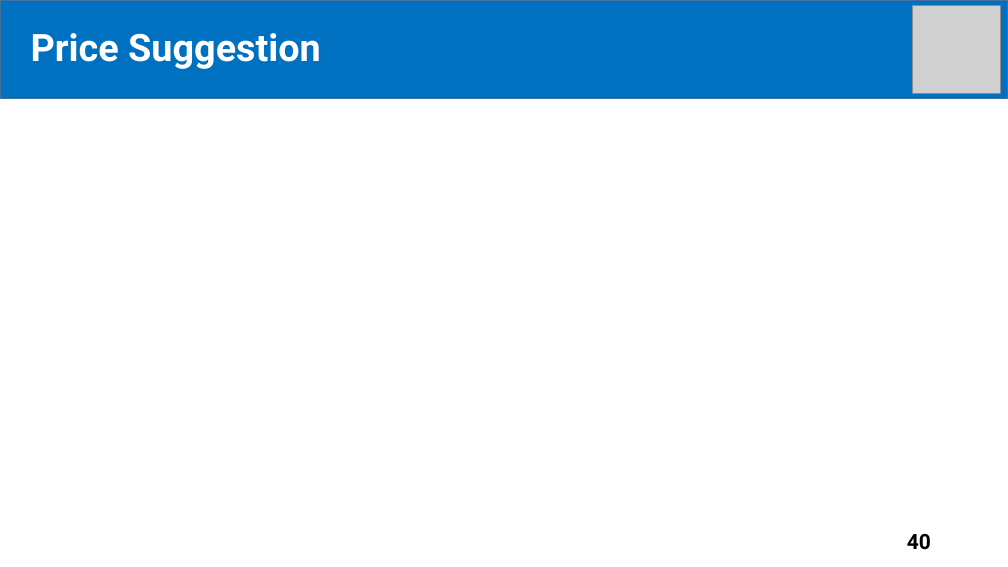
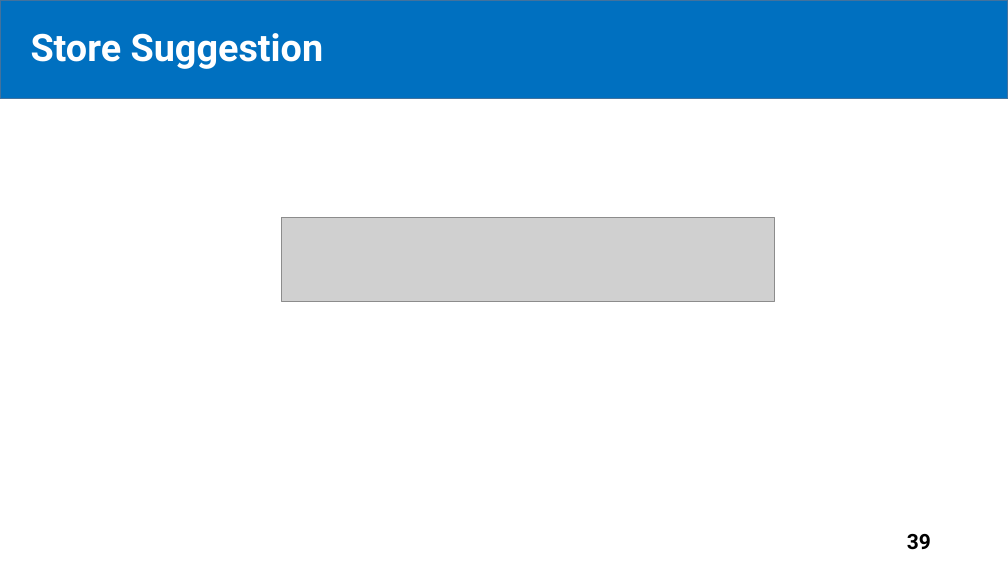
Before and after one commit to tiendan3108/CP, a slide deck: slide 39 of Source/Presentation/PreFinalPresentation.pptx (slide 40 before the commit). Drawn at 1008x567 pixels with LibreOffice and Linux fonts; fonts in the diff are those of the drawing; grey boxes stand for pictures. Boxes give left, top, right and bottom in pixels: in the first picture for what was removed or moved away, otherwise in the second. Text is boxed around its words. In the diff, an @@ line names an element or a change of style, - is before the commit and + after.

```diff
--- a/Source/Presentation/PreFinalPresentation.pptx
+++ b/Source/Presentation/PreFinalPresentation.pptx
@@ picture removed at bbox=[913, 5, 1000, 93] @@
@@ text at bbox=[31, 33, 324, 69]: text changed @@
-Price Suggestion
+Store Suggestion
@@ picture added at bbox=[281, 217, 774, 301] @@
@@ page number at bbox=[907, 534, 931, 550]: text changed @@
-40
+39
```
Also in this commit, not shown: 3 other slides changed, 27 slides added, 2 slides removed.
